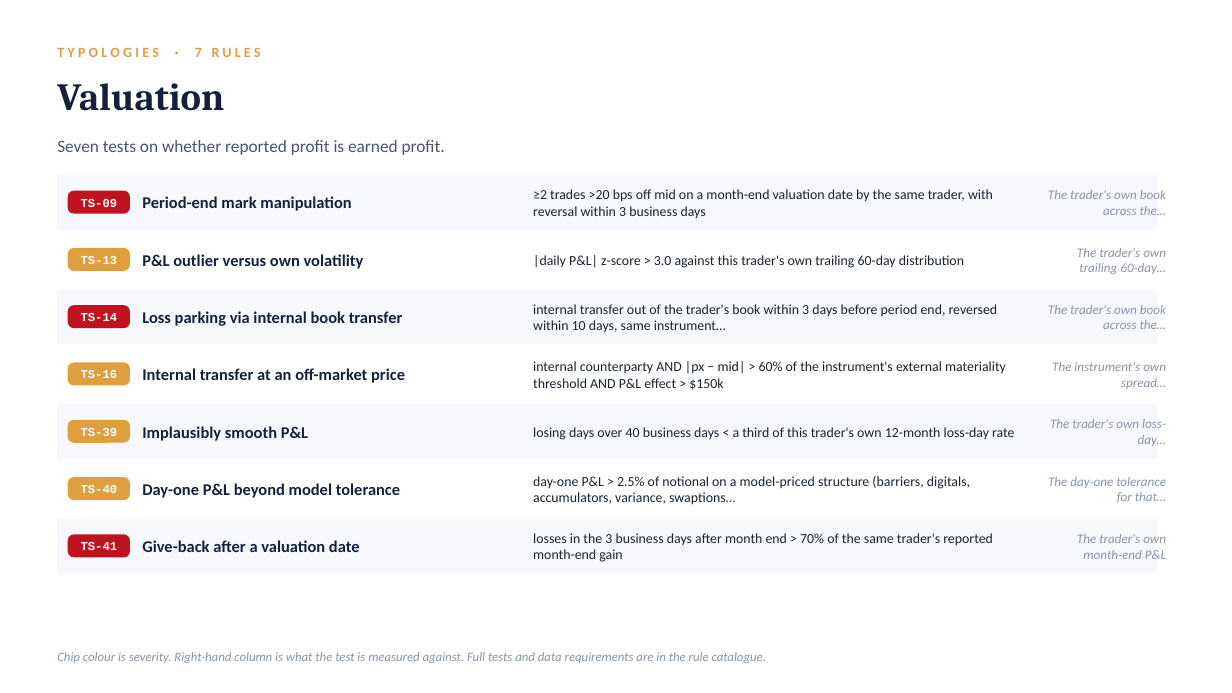
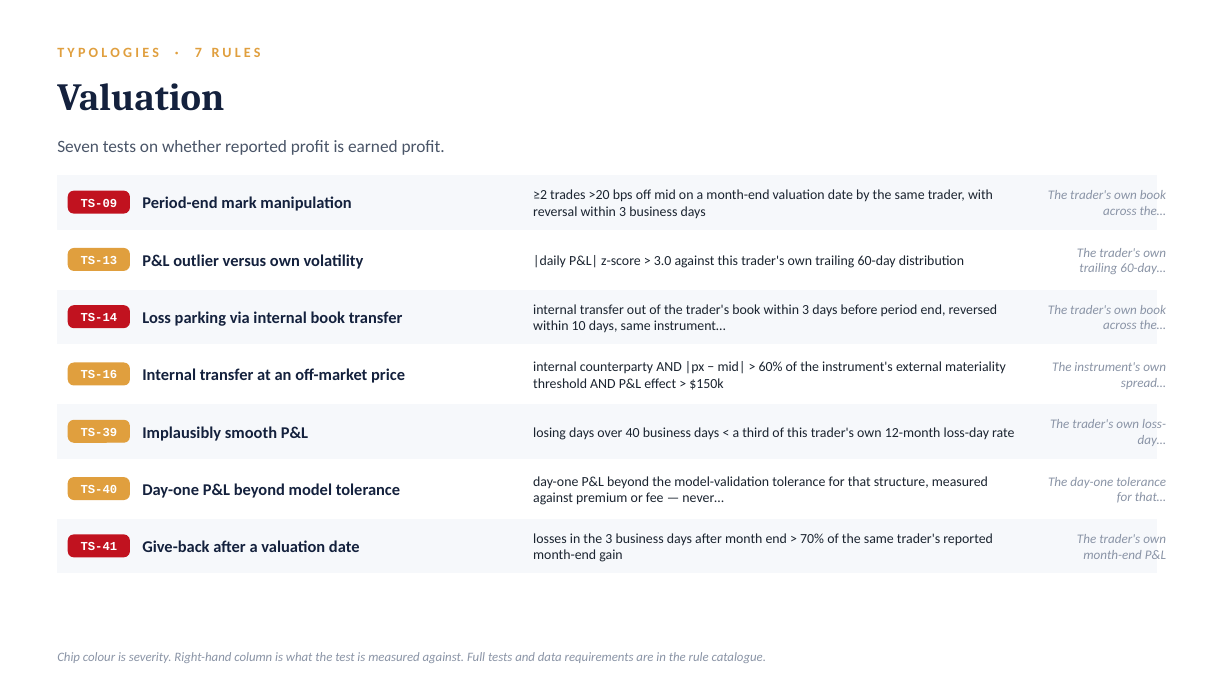
Before and after one commit to Runelord1999/DBS, a slide deck: slide 9 of Trade-Surveillance-50-Rules.pptx. Drawn at 1232x693 pixels with LibreOffice and Linux fonts; fonts in the diff are those of the drawing. Boxes give left, top, right and bottom in pixels: in the first picture for what was removed or moved away, otherwise in the second. Text is boxed around its words. In the diff, an @@ line names an element or a change of style, - is before the commit and + after.

```diff
--- a/Trade-Surveillance-50-Rules.pptx
+++ b/Trade-Surveillance-50-Rules.pptx
@@ text at (x1=533, y1=476, x2=988, y2=505): text changed @@
-day-one P&L > 2.5% of notional on a model-priced structure (barriers, digitals, accumulators, variance, swaptions…
+day-one P&L beyond the model-validation tolerance for that structure, measured against premium or fee — never…
```
Also in this commit, not shown: 6 other slides changed, 2 other files.
